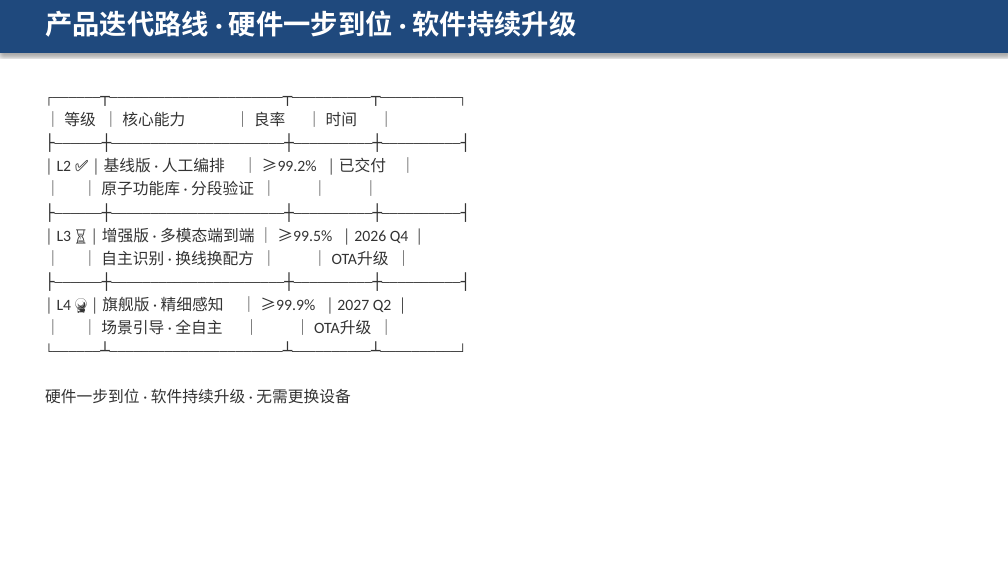
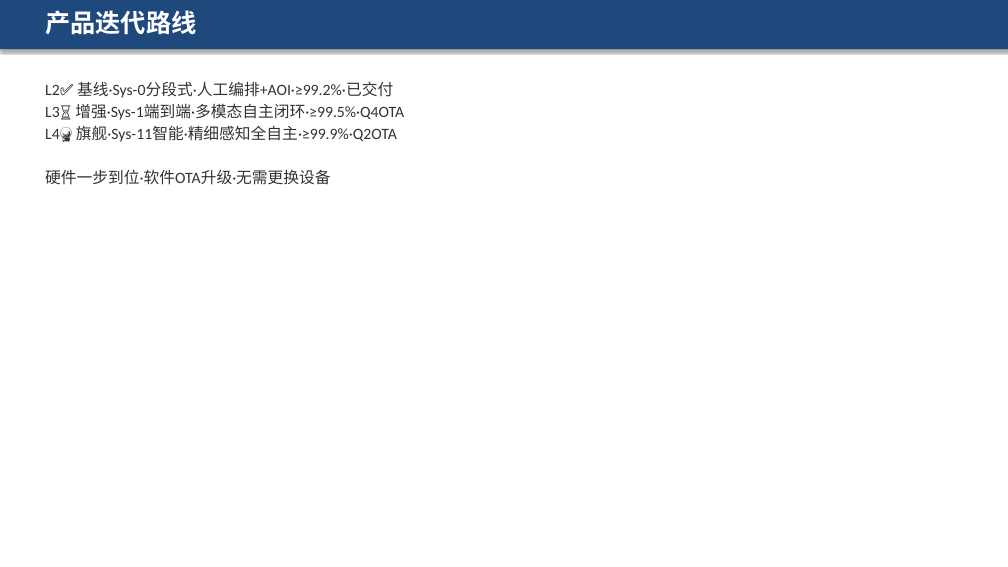
Before and after one commit to MikeBMW/lerobot-smolvla-lew, a slide deck: slide 10 of docs/Z700F-L2产品培训手册.pptx. Drawn at 1008x567 pixels with LibreOffice and Linux fonts; fonts in the diff are those of the drawing. Boxes give left, top, right and bottom in pixels: in the first picture for what was removed or moved away, otherwise in the second. Text is boxed around its words. In the diff, an @@ line names an element or a change of style, - is before the commit and + after.

Commit message:
docs: 全面更新 — 培训手册MD+PPTX含GUI/硬件/ROS2/电气/机械 完整产品手册

```diff
--- a/docs/Z700F-L2产品培训手册.pptx
+++ b/docs/Z700F-L2产品培训手册.pptx
@@ rectangle: place and size @@
-rectangle at [0,0,1008,53]
+rectangle at [0,0,1008,49]
@@ text at [45,10,196,35]: text changed; size 26 to 24 pt @@
-产品迭代路线 · 硬件一步到位 · 软件持续升级
+产品迭代路线
@@ text at [45,81,404,185]: text changed @@
-┌──────┬──────────────────────┬──────────┬──────────┐
-│ 等级 │ 核心能力 │ 良率 │ 时间 │
-├──────┼──────────────────────┼──────────┼──────────┤
-│ L2 ✅ │ 基线版 · 人工编排 │ ≥99.2% │ 已交付 │
-│ │ 原子功能库 · 分段验证 │ │ │
-├──────┼──────────────────────┼──────────┼──────────┤
-│ L3 ⏳ │ 增强版 · 多模态端到端 │ ≥99.5% │ 2026 Q4 │
-│ │ 自主识别 · 换线换配方 │ │ OTA升级 │
-├──────┼──────────────────────┼──────────┼──────────┤
-│ L4 🔮 │ 旗舰版 · 精细感知 │ ≥99.9% │ 2027 Q2 │
-│ │ 场景引导 · 全自主 │ │ OTA升级 │
-└──────┴──────────────────────┴──────────┴──────────┘
-硬件一步到位 · 软件持续升级 · 无需更换设备
+L2✅ 基线·Sys-0分段式·人工编排+AOI·≥99.2%·已交付
+L3⏳ 增强·Sys-1端到端·多模态自主闭环·≥99.5%·Q4OTA
+L4🔮 旗舰·Sys-11智能·精细感知全自主·≥99.9%·Q2OTA
+硬件一步到位·软件OTA升级·无需更换设备
```
Also in this commit, not shown: 7 other slides changed, 5 slides added, 6 slides removed, 1 other file.
